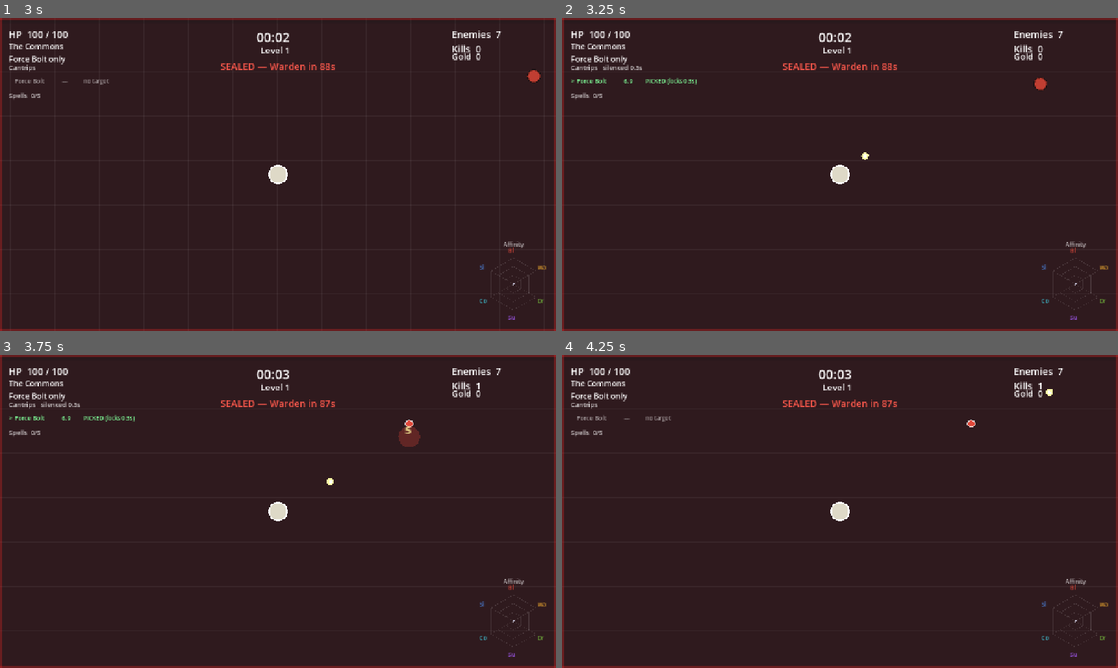
Above: before the commit, frames 1-4 (two rows, left to right).
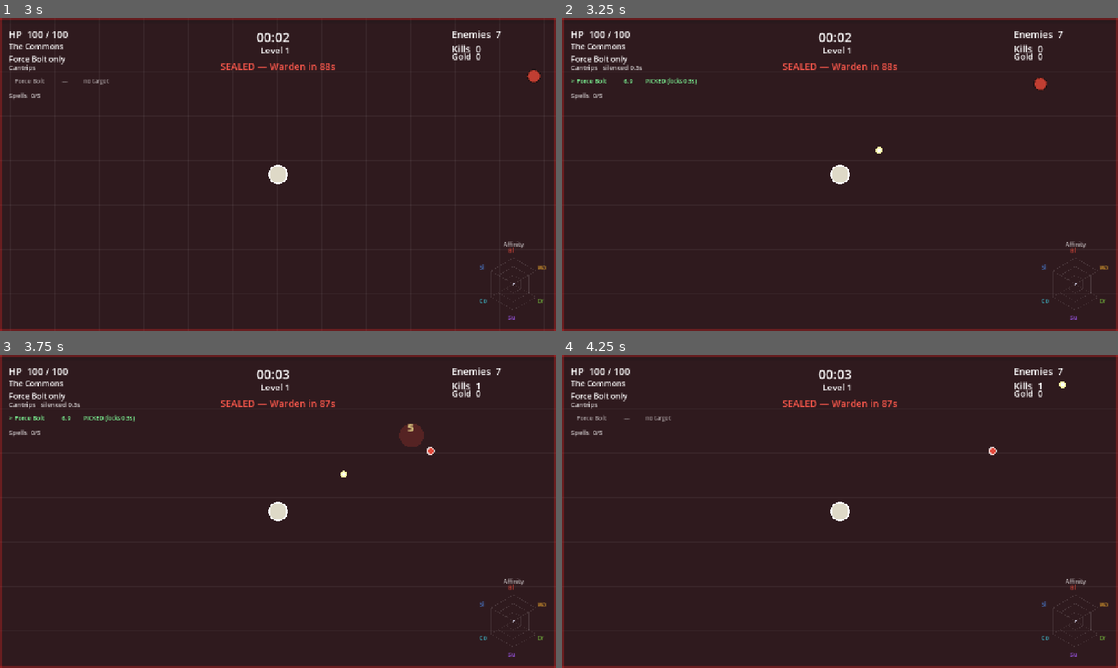
Above: after the commit, the same moments.

Repository: veighnsche/survivors-prototype
Game: Godot game, scene res://main_menu.tscn
Two runs of this game, one before a commit and one after it. Both use one fixed random seed, a clock stepped at 60 frames per second and the inputs below.
Inputs (mouse positions are in pixels of both pictures, inside the frame that each line leads up to):
- Up to frame 1 (3 s): click "Start Run" at 0.5 s; tap Enter at 1.25 s; move the mouse to (400, 158) at 1.27 s; hold D 1.28-2 s; tap 1 at 1.35 s; click (400, 158) at 1.42 s; drag from (166, 190) to (250, 237) at 2.02 s; move the mouse to (333, 105) at 2.77 s; hold D from 2.78 s (still down); tap 3 at 2.85 s
- Up to frame 2 (3.25 s): keep holding D
- Up to frame 3 (3.75 s): release D at 3.5 s; drag from (250, 574) to (355, 455) at 3.52 s
- Up to frame 4 (4.25 s): no input

Frame 1 is identical in both runs. In frame 2, less than 0.1% of the frame differs, in the area x 53-58%, y 41-46%; in frame 3, 0.2%, in the area x 58-79%, y 20-42%; in frame 4, 0.1%.

Commit message:
Insight diminishing returns (wheel no longer insta-maxes) + sim lockstep fixes
ROOT CAUSE of instant affinity max (from the user's run log): insight per gem
is flat (0.35) while kill rate quintuples post-awakening - 483 kills pushed
blast to 130/100 in 2.5 min. Fix: diminishing returns in add_insight - each
gem teaches less the deeper the family (factor 1 - insight/(cap*1.05), floor
5%). Verified same-seed: awaken unchanged (~0:54), but 451 kills now reach
77/100 (T2) instead of blowing past max.

Found & fixed while validating:
- Bolts spawned at body center died instantly inside walls the player touched
  (walls commit regression) - now spawn offset ahead of the body.
- Sim bot pinned itself into the new walls; now slides along them (and caches
  its decision 8 ticks - full-field scans were a CPU ceiling).
- Adaptive lockstep controller: windowed physics-vs-process rate check that
  throttles AND recovers time_scale, so sims stay parallel-faithful at any
  entity load (speed floats 1x-10x with the horde; correctness guaranteed).

Co-Authored-By: Claude Opus 4.8 <noreply@anthropic.com>

Diff:
--- a/scripts/player.gd
+++ b/scripts/player.gd
@@ -167,11 +167,23 @@
 
 
 var _bot_dir := Vector2.RIGHT
+var _bot_cache := Vector2.RIGHT
+var _bot_cache_ticks := 0
 ## Sim bot plays like a player: flee real pressure, hoover gems, chase beacons
-## (chests/pickups), otherwise explore outward.
+## (chests/pickups), otherwise explore outward. Decision cached a few ticks —
+## full-field scans every physics frame were the sim's CPU ceiling.
 func _sim_bot_vector() -> Vector2:
 	if OS.has_environment("DBG_STAND"):
 		return Vector2.ZERO
+	if _bot_cache_ticks > 0:
+		_bot_cache_ticks -= 1
+		return _bot_cache
+	_bot_cache_ticks = 8
+	_bot_cache = _bot_think()
+	return _bot_cache
+
+
+func _bot_think() -> Vector2:
 
 	# 1. Threat pressure from close enemies.
 	var flee := Vector2.ZERO
@@ -182,7 +194,7 @@
 			flee += (global_position - e.global_position) / maxf(d, 8.0)
 			threats += 1
 	if threats >= 3:
-		return flee.normalized()  # genuinely swarmed: just get out
+		return _bot_slide(flee.normalized())  # genuinely swarmed: just get out
 
 	# 2. Collect: nearest gem, else nearest beacon target (chest/pickup).
 	var tgt: Node2D = null
@@ -203,14 +215,29 @@
 		var dir: Vector2 = (tgt.global_position - global_position).normalized()
 		if threats > 0:
 			dir = (dir + flee.normalized() * 0.8).normalized()
-		return dir
+		return _bot_slide(dir)
 
 	# 3. Explore: keep a heading, drift it occasionally, bias away from spawn.
 	if randf() < 0.008:
 		_bot_dir = (_bot_dir.rotated(randf_range(-1.2, 1.2)) + global_position.normalized() * 0.3).normalized()
 	if threats > 0:
-		return (_bot_dir + flee.normalized()).normalized()
-	return _bot_dir
+		return _bot_slide((_bot_dir + flee.normalized()).normalized())
+	return _bot_slide(_bot_dir)
+
+
+## Slide the bot's heading along walls instead of pinning into them.
+func _bot_slide(dir: Vector2) -> Vector2:
+	var space := get_world_2d().direct_space_state
+	var q := PhysicsRayQueryParameters2D.create(global_position, global_position + dir * 90.0, 16)
+	var hit := space.intersect_ray(q)
+	if hit:
+		var n: Vector2 = hit.normal
+		var slid: Vector2 = dir - n * dir.dot(n)
+		if slid.length() > 0.05:
+			return slid.normalized()
+		_bot_dir = Vector2(-n.y, n.x)  # dead-on into a wall: turn along it
+		return _bot_dir
+	return dir
 
 
 # --- Insight: surviving a biome awakens its basic attack -----------------------------
@@ -234,6 +261,11 @@
 func add_insight(fam: String, amount: float) -> void:
 	if not insight.has(fam):
 		return
+	# Diminishing returns: the deeper a family, the less each gem teaches.
+	# Early curve (awakening) is untouched; T3 becomes a real commitment
+	# instead of a byproduct of the late-game kill-rate explosion.
+	var cap: float = Config.INSIGHT_TIERS[Config.INSIGHT_TIERS.size() - 1]
+	amount *= maxf(0.05, 1.0 - float(insight[fam]) / (cap * 1.05))
 	insight[fam] = float(insight[fam]) + amount
 	if insight_tier(fam) >= 1 and not awakened_fams[fam]:
 		awakened_fams[fam] = true
@@ -530,7 +562,8 @@
 				if key != "force":
 					p.tint = Config.FAMILY_COLORS[key]
 				p.source = self
-				p.global_position = global_position
+				# spawn ahead of the body so bolts don't die inside a wall we're touching
+				p.global_position = global_position + p.direction * (radius + 9.0)
 				projectile_parent.add_child(p)
 		"cleave":
 			var aim: Vector2 = (target.global_position - global_position).normalized()
--- a/scripts/sim.gd
+++ b/scripts/sim.gd
@@ -29,16 +29,41 @@
 	if OS.has_environment("SIM_TIME"):
 		duration = float(OS.get_environment("SIM_TIME"))
 	if enabled:
-		# Run as fast as the CPU allows. Physics stays fixed-step in GAME time,
-		# so higher speed changes wall-clock only — outcomes stay identical.
-		# Default chosen as the fastest speed that stays LOCKSTEP with realtime
-		# (verified against 6x baselines) — raise SIM_SPEED at your own risk;
-		# past the CPU's physics budget, process and physics clocks desync.
-		var speed := 10.0
+		# Run as fast as the CPU can hold LOCKSTEP: physics is fixed-step in
+		# game time, and _process() below auto-throttles time_scale whenever
+		# the process clock starts outrunning executed physics ticks (heavy
+		# hordes), so results stay parallel to realtime at any load.
+		target_speed = 10.0
 		if OS.has_environment("SIM_SPEED"):
-			speed = float(OS.get_environment("SIM_SPEED"))
-		Engine.time_scale = speed
-		Engine.max_physics_steps_per_frame = maxi(8, int(speed) + 8)
+			target_speed = float(OS.get_environment("SIM_SPEED"))
+		Engine.time_scale = target_speed
+		Engine.max_physics_steps_per_frame = maxi(8, int(target_speed) + 8)
+
+
+var target_speed := 10.0
+var _win_t := 0.0
+var _win_phys0 := -1
+
+
+func _process(delta: float) -> void:
+	if not enabled:
+		return
+	if _win_phys0 < 0:
+		_win_phys0 = Engine.get_physics_frames()
+		return
+	_win_t += delta
+	if _win_t < 0.5:
+		return
+	# Windowed rate check: how much physics actually ran vs process time. Keeps
+	# lockstep at any load, and RECOVERS speed when the horde thins out.
+	var phys_win := float(Engine.get_physics_frames() - _win_phys0) / float(Engine.physics_ticks_per_second)
+	var ratio := phys_win / _win_t
+	if ratio < 0.92:
+		Engine.time_scale = maxf(1.0, Engine.time_scale * 0.8)
+	elif ratio > 0.985 and Engine.time_scale < target_speed:
+		Engine.time_scale = minf(target_speed, Engine.time_scale * 1.25)
+	_win_t = 0.0
+	_win_phys0 = Engine.get_physics_frames()
 
 
 func reset() -> void:
